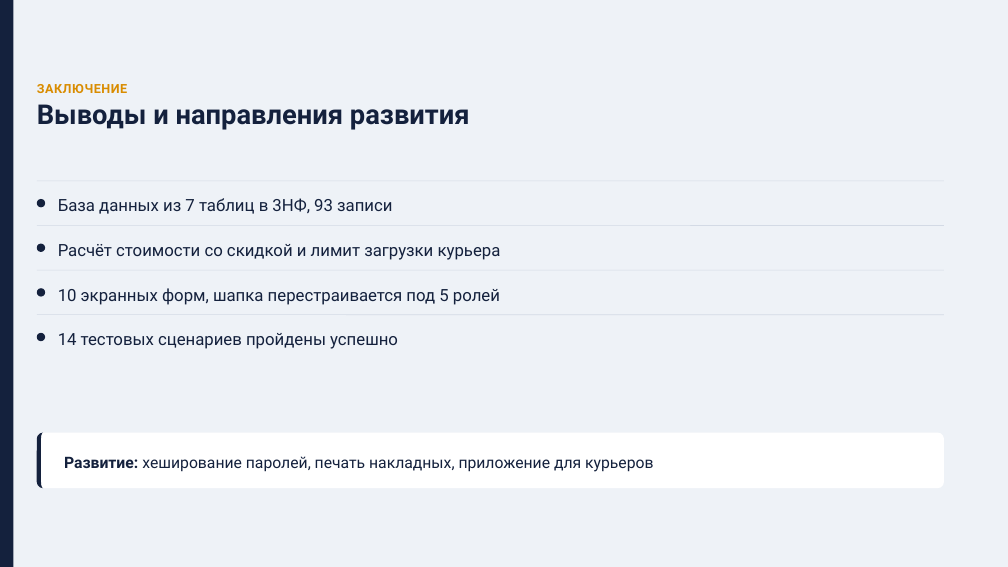
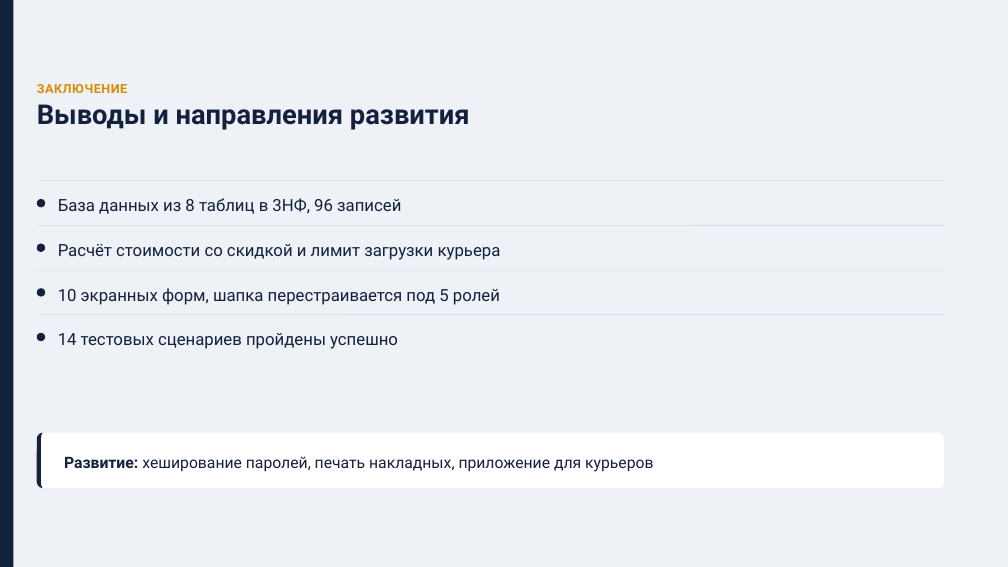
Before and after one commit to nnxd123/CourierDeliveryInformationService, a slide deck: slide 11 of docs/Информационная система для службы курьерской доставки.pptx. Drawn at 1008x567 pixels with LibreOffice and Linux fonts; fonts in the diff are those of the drawing. Boxes give left, top, right and bottom in pixels: in the first picture for what was removed or moved away, otherwise in the second. Text is boxed around its words. In the diff, an @@ line names an element or a change of style, - is before the commit and + after.

```diff
--- a/docs/Информационная система для службы курьерской доставки.pptx
+++ b/docs/Информационная система для службы курьерской доставки.pptx
@@ text at bbox=[58, 198, 401, 214]: text changed @@
-База данных из 7 таблиц в 3НФ, 93 записи
+База данных из 8 таблиц в 3НФ, 96 записей
```
Also in this commit, not shown: 1 other slide changed, 19 other files.
